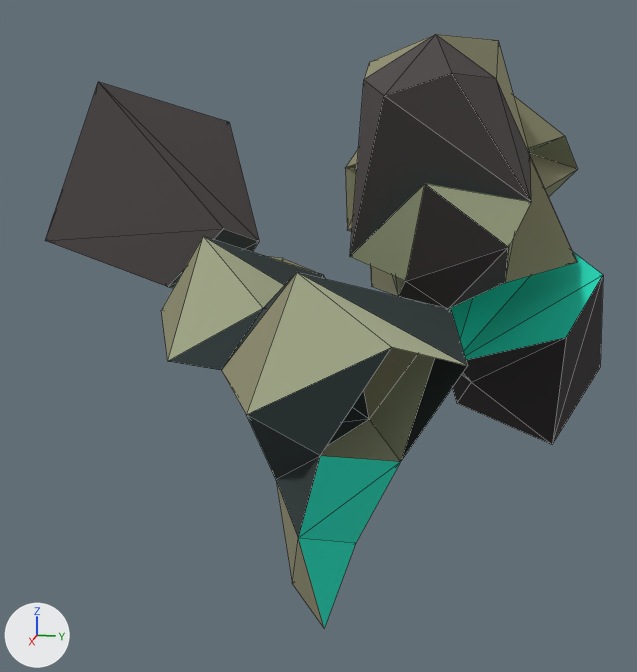
A saved change to the glTF model models/player_ferocious_gloves.glb.
One viewpoint serves both versions: a 50 mm lens placed at (42.3, -22.3, 173.3), pointed at (-4.2, -31.6, 161.7). The axes (+X, +Y, +Z) are drawn at lower left. The lights are the same throughout. The older version comes first. Both versions are drawn at full value of the shape key '58' of 'Mesh_0'; the numbers are the values there. Mesh edges are drawn as thin lines. Vertices at exactly the same position are counted once.
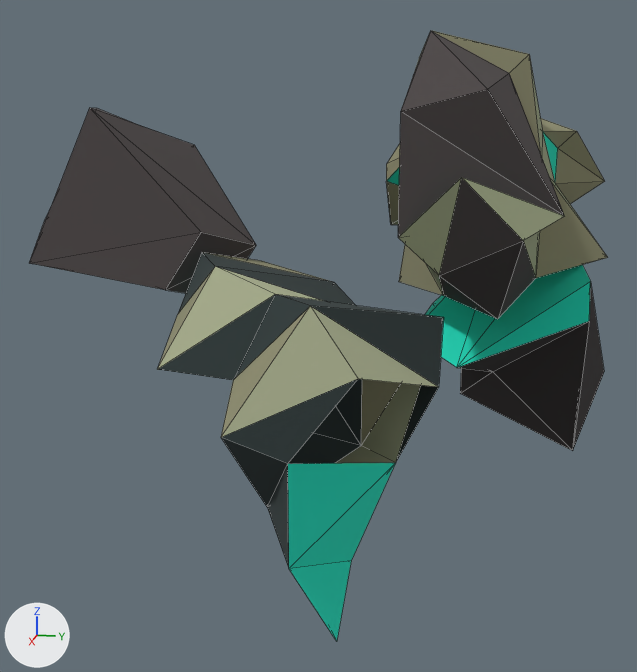
Boxes [x1, y1, x2, y2] around the edits, measured in the pictures (637 x 672 px):
```json
{"object": "Mesh_0", "change": "reshaped, moved, rescaled", "before": [45, 34, 603, 629], "after": [29, 30, 607, 641]}
```

The change, as JSON lines over the scene's bpy script:
```json
{"block": "me_mesh_0", "where": "# used by ob_mesh_0; location = (16.18, -34.37, 91.71); scale = (187.0, 187.0, 187.0)"}
{"op": "remove", "block": "me_mesh_0", "code": "me_mesh_0.from_pydata(...)  # 95 vertices, 171 faces; spans x -0.181..-0.043, y -0.063..0.102, z 0.312..0.457"}
{"op": "add", "block": "me_mesh_0", "code": "me_mesh_0.from_pydata(...)  # 95 vertices, 171 faces; spans x -0.18..-0.047, y -0.078..0.091, z 0.267..0.416"}
{"block": "me_mesh_0", "change": "me_mesh_0 part 1: 95 of 95 vertices moved; they spanned x -0.181..-0.043, y -0.063..0.102, z 0.312..0.457 and now span x -0.18..-0.047, y -0.078..0.091, z 0.267..0.416; mean shift (-0.001, -0.008, -0.044)"}
{"op": "set", "path": "ob_mesh_0.location", "old": "(16.18, -34.37, 91.71)", "new": "(16.27, -32.06, 99.95)"}
```
